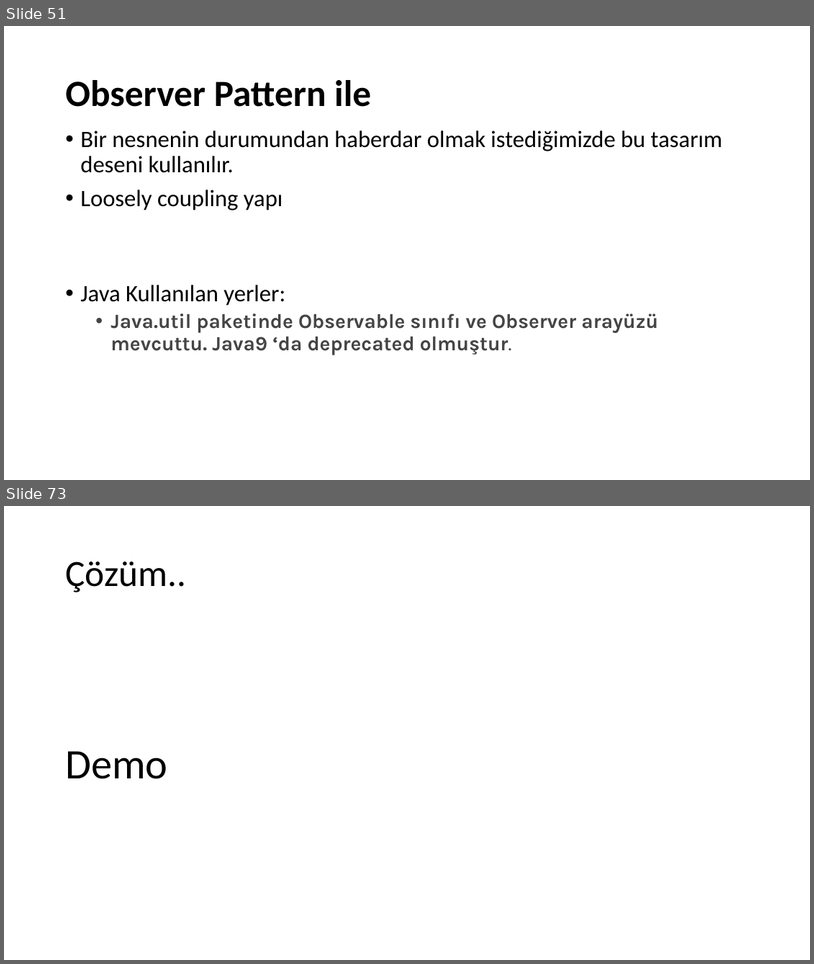
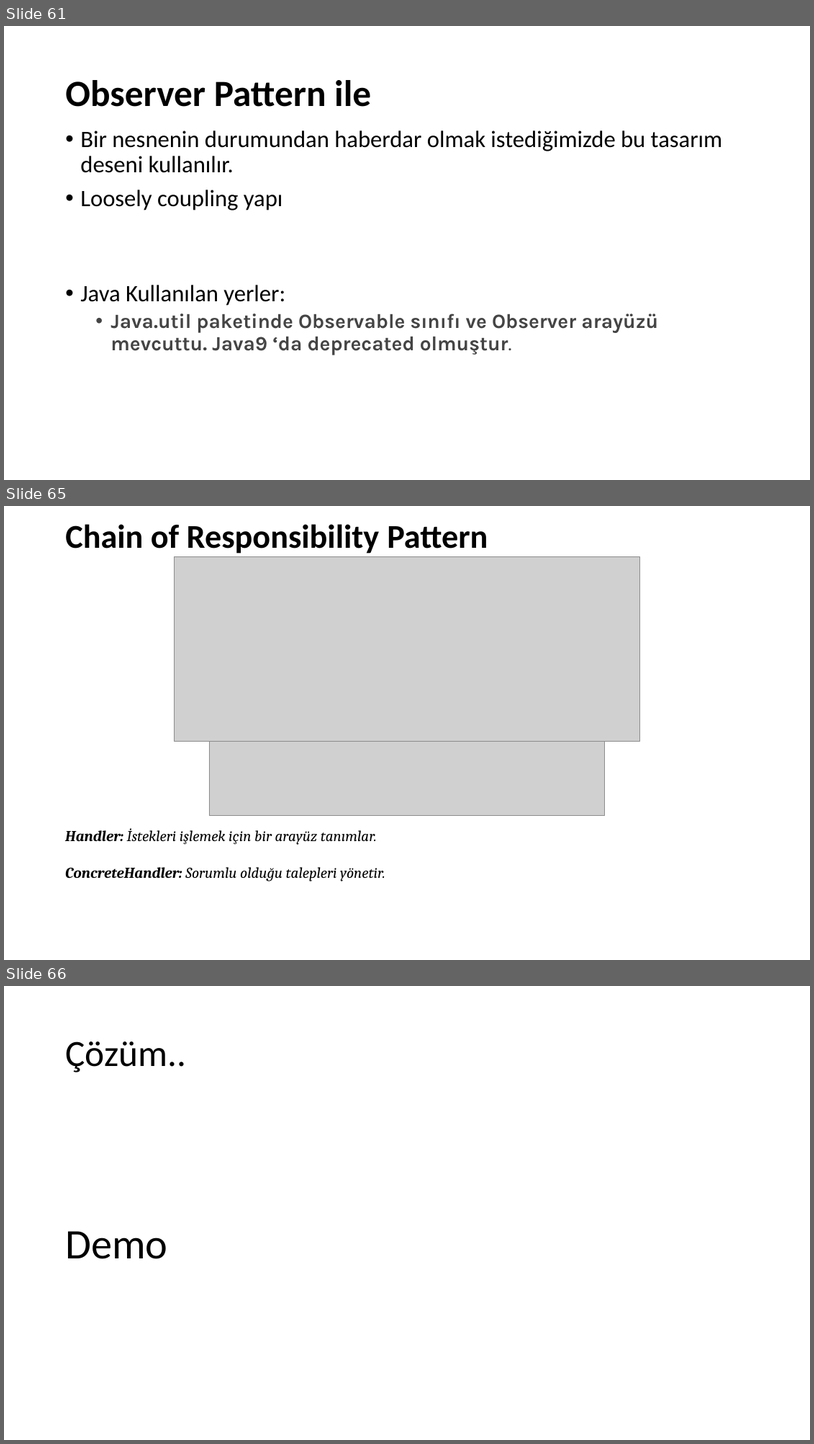
Before and after one commit to umiitkose/DesignPattern-Umiitkose, a slide deck: Tasarımdesenleri.pptx. Shown one above the other, each under a label of ours: slides 51 and 73 before the commit, slides 61, 65 and 66 after it; the slides between them are not shown. The pictures are 814x964 and 814x1444 pixels, drawn with LibreOffice and Linux fonts; fonts in the diff are those of the drawing; grey boxes stand for pictures. Boxes give left, top, right and bottom in pixels: in the first picture for what was removed or moved away, otherwise in the second. Text is boxed around its words. In the diff, an @@ line names an element or a change of style, - is before the commit and + after.

```diff
--- a/Tasarımdesenleri.pptx
+++ b/Tasarımdesenleri.pptx
@@ slide 65 added at (4,506,810,960), background #FFFFFF @@
@@ title added at (65,524,488,554), 39.6 pt, text #000000, bold @@
+Chain of Responsibility Pattern
@@ picture added at (175,557,640,741) @@
@@ picture added at (209,741,605,815) @@
@@ text added at (65,828,386,881), 18 pt, text #000000, italic @@
+Handler: İstekleri işlemek için bir arayüz tanımlar.
+ConcreteHandler: Sorumlu olduğu talepleri yönetir.
@@ what was slide 51 is now slide 61 @@
@@ what was slide 73 is now slide 66 @@
```
Also in this commit, not shown: 6 slides changed, 27 other slides added, 2 slides removed.
